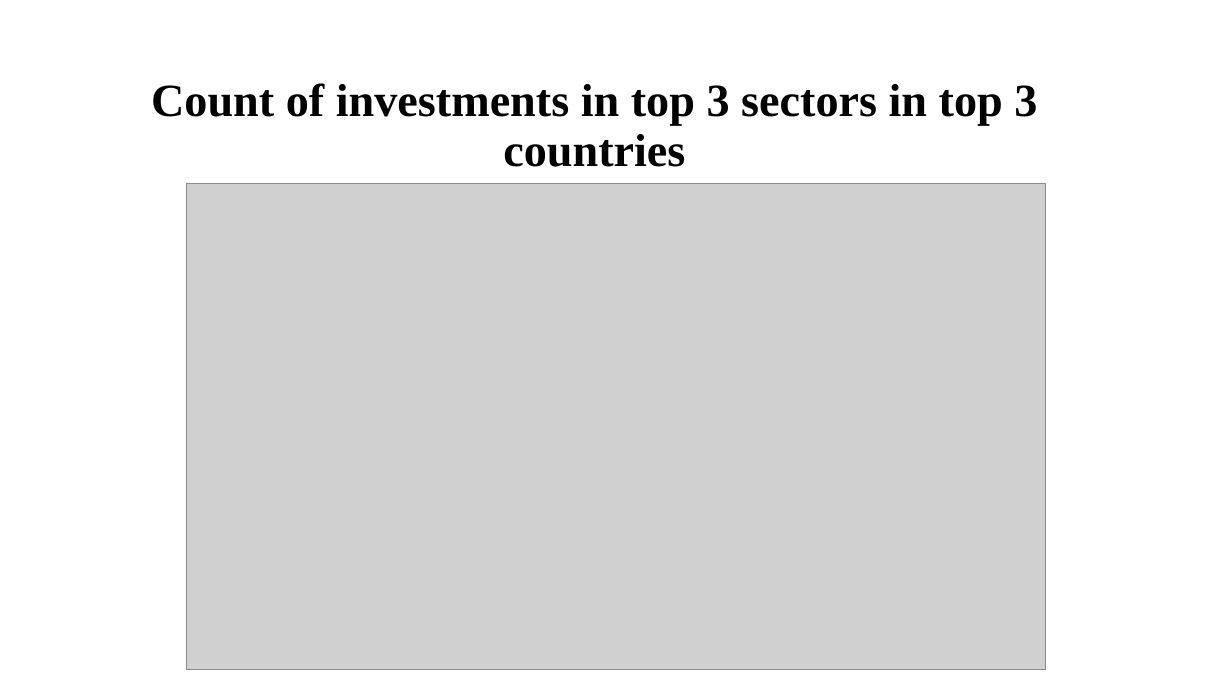
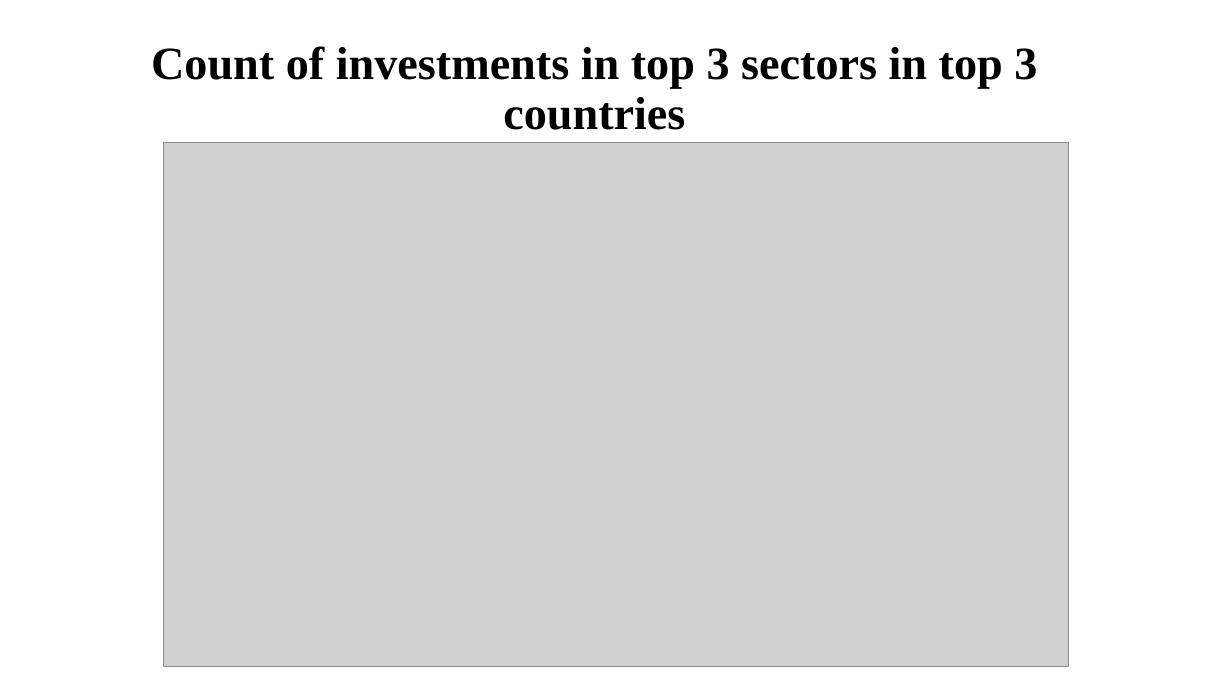
Before and after one commit to sivaswami1885/InvestmentAnalysis, a slide deck: slide 9 of INVEST.pptx. Drawn at 1232x693 pixels with LibreOffice and Linux fonts; fonts in the diff are those of the drawing; grey boxes stand for pictures; background and template pictures are left out. Boxes give left, top, right and bottom in pixels: in the first picture for what was removed or moved away, otherwise in the second. Text is boxed around its words. In the diff, an @@ line names an element or a change of style, - is before the commit and + after.

```diff
--- a/INVEST.pptx
+++ b/INVEST.pptx
@@ title "Count of investments in top ...": place and size @@
-title "Count of investments in top ..." at [151, 83, 1037, 167]
+title "Count of investments in top ..." at [151, 46, 1037, 130]
@@ picture: place and size @@
-picture at [186, 184, 1046, 670]
+picture at [164, 142, 1069, 667]
```
Also in this commit, not shown: 8 other slides changed, 4 other files.
